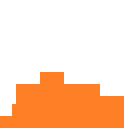
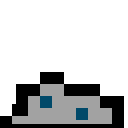
Layers edited between the first and the second 128×128 image:
showed "Death5" over [0, 72, 124, 128]
hid "Death5Orange" over [0, 72, 124, 128]
